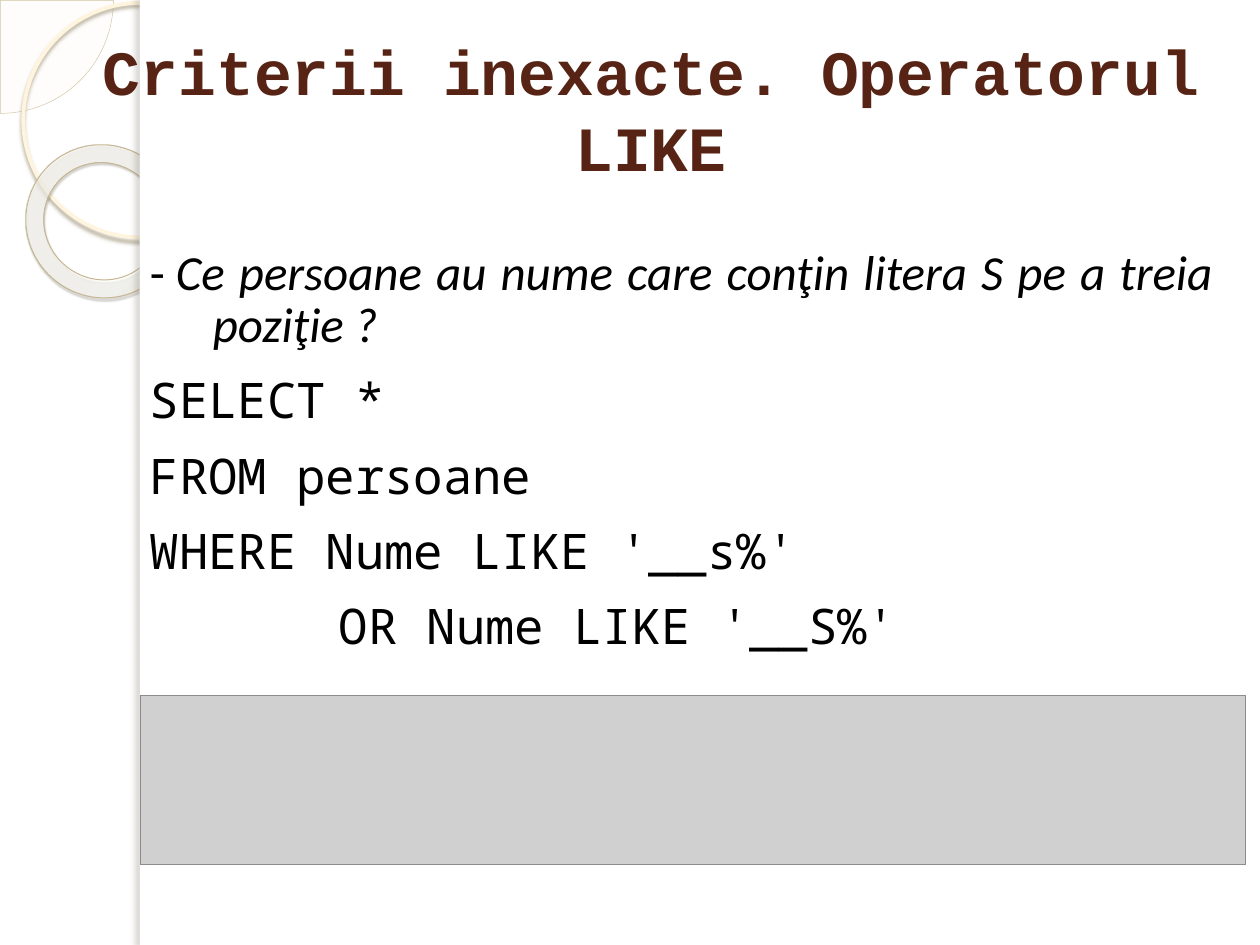
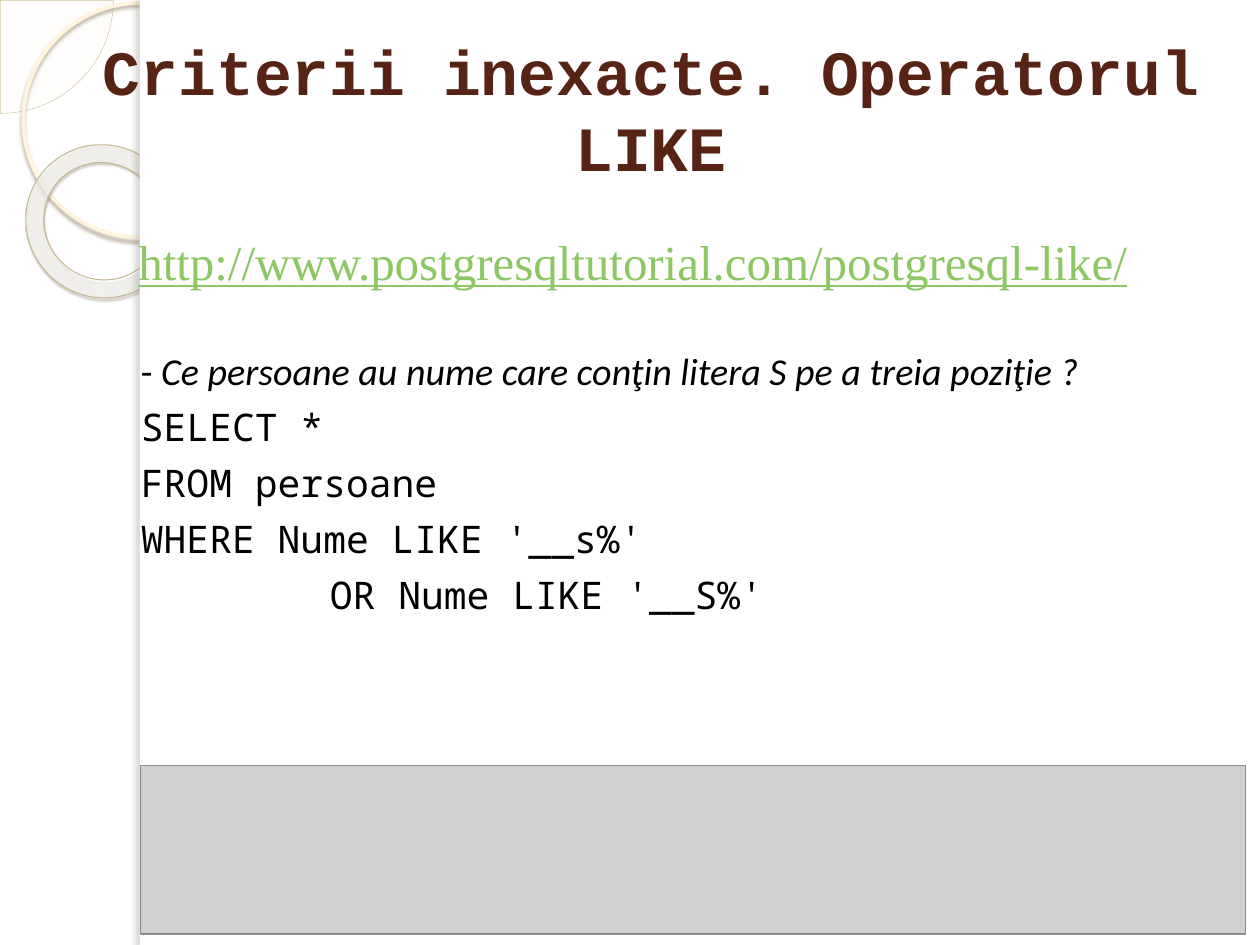
Before and after one commit to marinfotache/Baze-de-date-I, a slide deck: slide 29 of 11-13_SQL_Interogari - elemente de baza/12_SQL3_SELECT_Expresii si predicate.pptx (slide 27 before the commit). Drawn at 1260x945 pixels with LibreOffice and Linux fonts; fonts in the diff are those of the drawing; grey boxes stand for pictures; background and template pictures are left out. Boxes give left, top, right and bottom in pixels: in the first picture for what was removed or moved away, otherwise in the second. Text is boxed around its words. In the diff, an @@ line names an element or a change of style, - is before the commit and + after.

```diff
--- a/11-13_SQL_Interogari - elemente de baza/12_SQL3_SELECT_Expresii si predicate.pptx
+++ b/11-13_SQL_Interogari - elemente de baza/12_SQL3_SELECT_Expresii si predicate.pptx
@@ text added at (138,242,1127,290), 28 pt, text #8DC765, underline @@
+http://www.postgresqltutorial.com/postgresql-like/
@@ text "- Ce persoane au nume ...": place and size @@
-text "- Ce persoane au nume ..." at (150,256,1212,652)
+text "- Ce persoane au nume ..." at (141,358,1052,615)
@@ text "- Ce persoane au nume ..." at (141,358,1052,615): size 28 to 21.7 pt; line spacing 0.9 to 0.8; line spacing 1.1 to 1 @@
@@ picture: place and size @@
-picture at (140,696,1245,864)
+picture at (140,766,1245,935)
```
Also in this commit, not shown: 14 other slides changed, 2 slides added.
